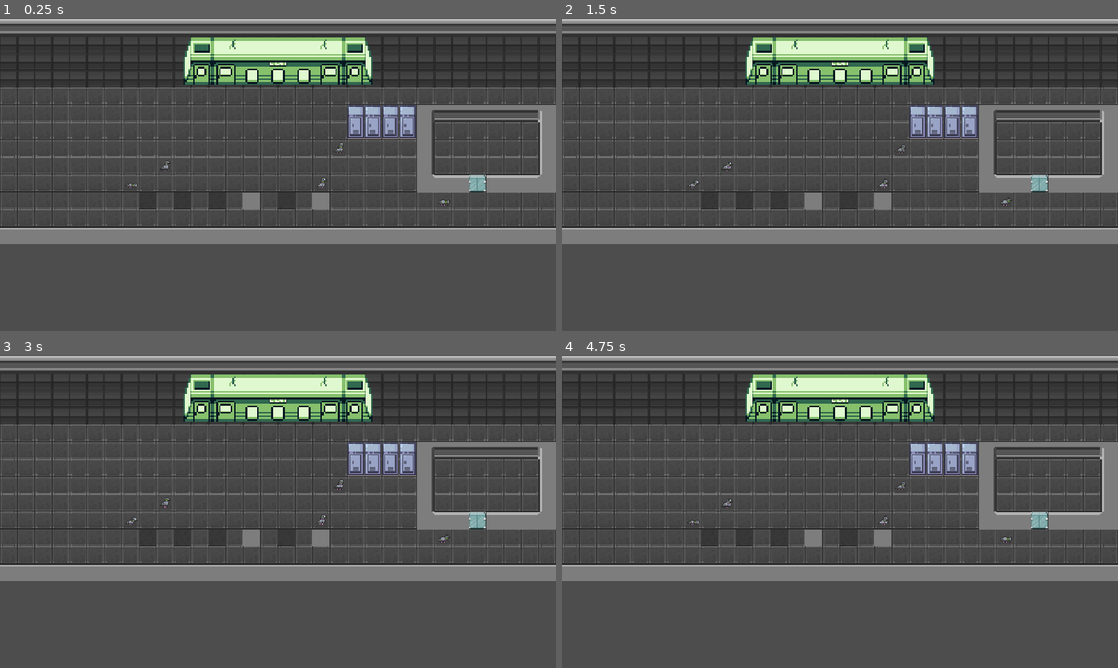
Above: before the commit, frames 1-4 (two rows, left to right).
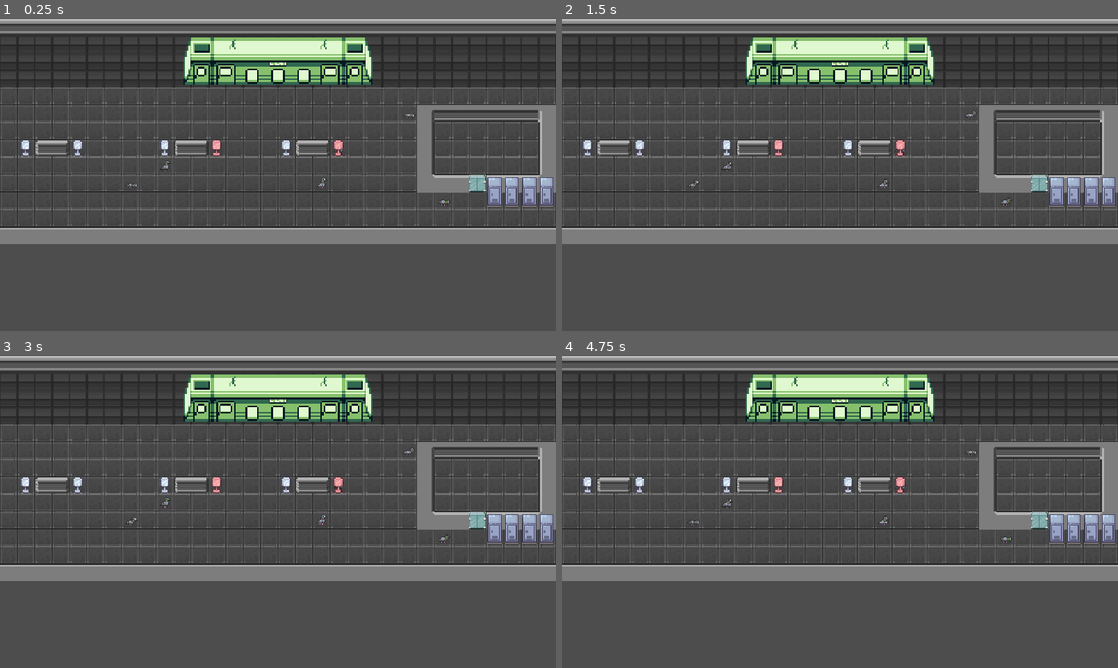
Above: after the commit, the same moments.

Repository: AlbertPec/TGK-2026
Game: Godot game, scene res://board/tile_map_dworzec_glowny.tscn
Two runs of this game, one before a commit and one after it. Both use one fixed random seed, a clock stepped at 60 frames per second and the inputs below. This scene is started directly instead of the project's main scene.
Inputs (mouse positions are in pixels of both pictures, inside the frame that each line leads up to):
- Up to frame 1 (0.25 s): no input
- Up to frame 2 (1.5 s): move the mouse to (962, 158) at 0.52 s; hold E (interact) 0.53-1.28 s; move the mouse to (728, 190) at 1.27 s; click (728, 190) at 1.35 s
- Up to frame 3 (3 s): move the mouse to (333, 442) at 2.02 s; hold E (interact) 2.03-2.78 s; move the mouse to (250, 574) at 2.77 s; click (250, 574) at 2.85 s
- Up to frame 4 (4.75 s): move the mouse to (1006, 558) at 3.52 s; hold E (interact) 3.53-4.28 s; move the mouse to (673, 464) at 4.27 s; click (673, 464) at 4.35 s

The runs differ from the first frame. In frame 1, 3.1% of the frame differs, in the area x 3-100%, y 27-62%; in frame 2, 3.1%; in frame 3, 3.1%; in frame 4, 3.1%.

Commit message:
changed light sprites and puzzle placement on map; minor improvements

Diff:
--- a/board/tile_map_dworzec_glowny.tscn
+++ b/board/tile_map_dworzec_glowny.tscn
@@ -10,7 +10,7 @@
 [node name="Map" unique_id=1015381578 instance=ExtResource("1_g0w4b")]
 
 [node name="Walls" parent="." index="1" unique_id=1905888799]
-tile_map_data = PackedByteArray("AAAAAAAAAAAGAAAAAAABAAAAAAA …(2912 unchanged characters)… AAAsAAAAZAAUAAAAAAAsAAAAYAAUAAAABAAAAAAA=")
+tile_map_data = PackedByteArray("AAAAAAAAAAAGAAAAAAABAAAAAAA …(2912 unchanged characters)… AAAsAAAAZAAUAAAAAAAsAAAAYAAUAAAABAAAAAAACAAcAAAAFAAAAAAAKAAcAAAAFAAAAAAARAAcAAAAFAAAAAAADAAcAAAAHAAAAAAALAAcAAAAHAAAAAAASAAcAAAAHAAAAAAA=")
 
 [node name="pigeon" parent="." index="4" unique_id=1486208510 instance=ExtResource("2_nsi13")]
 position = Vector2(-39, -42)
@@ -45,25 +45,25 @@
 visual_node_path = NodePath(".")
 
 [node name="SwitchPuzzle" parent="." index="10" unique_id=1669277432 instance=ExtResource("4_qnn0w")]
-position = Vector2(655, 192)
+position = Vector2(911, 320)
 
 [node name="Doors" parent="SwitchPuzzle" index="3" unique_id=2011772330 instance=ExtResource("5_b1p3g")]
-position = Vector2(224, 112)
+position = Vector2(-32, -16)
 
 [node name="LightPanel1" parent="SwitchPuzzle" index="4" unique_id=606638072 instance=ExtResource("6_boh4a")]
-position = Vector2(-384, 144)
+position = Vector2(-864, -80)
 
 [node name="LightPanel2" parent="SwitchPuzzle" index="5" unique_id=656826245 instance=ExtResource("6_boh4a")]
-position = Vector2(-320, 144)
+position = Vector2(-768, -80)
 
 [node name="LightPanel3" parent="SwitchPuzzle" index="6" unique_id=1030605860 instance=ExtResource("6_boh4a")]
-position = Vector2(-256, 144)
+position = Vector2(-608, -80)
 
 [node name="LightPanel4" parent="SwitchPuzzle" index="7" unique_id=1640832066 instance=ExtResource("6_boh4a")]
-position = Vector2(-192, 144)
+position = Vector2(-512, -80)
 
 [node name="LightPanel5" parent="SwitchPuzzle" index="8" unique_id=730324547 instance=ExtResource("6_boh4a")]
-position = Vector2(-128, 144)
+position = Vector2(-384, -80)
 
 [node name="LightPanel6" parent="SwitchPuzzle" index="9" unique_id=1813295180 instance=ExtResource("6_boh4a")]
-position = Vector2(-64, 144)
+position = Vector2(-288, -80)
--- a/board/tile_map_nowy_kleparz.tscn
+++ b/board/tile_map_nowy_kleparz.tscn
@@ -2,6 +2,7 @@
 
 [ext_resource type="PackedScene" uid="uid://3vgdiivoy4rq" path="res://board/tile_map_deafult.tscn" id="1_mvjl8"]
 [ext_resource type="Texture2D" uid="uid://clogwydsav4c6" path="res://map_assets/gbstudio_train_station_tileset.png" id="2_e3uwk"]
+[ext_resource type="PackedScene" uid="uid://n4prpqryrxbh" path="res://world_elements/light_panel/light_panel.tscn" id="4_kujnm"]
 [ext_resource type="PackedScene" uid="uid://clbbma5bo4yse" path="res://world_elements/note/note.tscn" id="5_62ym3"]
 
 [node name="Map" unique_id=1015381578 instance=ExtResource("1_mvjl8")]
@@ -9,97 +10,7 @@
 [node name="Walls" parent="." index="1" unique_id=1905888799]
 tile_map_data = PackedByteArray("AAAAAAAAAAAGAAAAAAABAAAAAAAGAAAAAAACAAAAAAAGAAAAAAADAAAAAAAGAAAAAAAEAAAAAAAGAAAAAAAFAA …(2656 unchanged characters)…
 
-[node name="Sprite2D2" type="Sprite2D" parent="." index="4" unique_id=1724927608]
-position = Vector2(144, 190.50002)
-scale = Vector2(2.0000005, 1.4000003)
-texture = ExtResource("2_e3uwk")
-region_enabled = true
-region_rect = Rect2(272, 18, 16, 45)
-
-[node name="Sprite2D4" type="Sprite2D" parent="." index="5" unique_id=1365325650]
-position = Vector2(176, 191)
-scale = Vector2(2.0000005, 1.4000003)
-texture = ExtResource("2_e3uwk")
-flip_h = true
-region_enabled = true
-region_rect = Rect2(272, 18, 16, 45)
-
-[node name="Sprite2D5" type="Sprite2D" parent="." index="6" unique_id=805360932]
-position = Vector2(144, 287)
-scale = Vector2(2.0000005, 1.4000003)
-texture = ExtResource("2_e3uwk")
-region_enabled = true
-region_rect = Rect2(272, 18, 16, 45)
-
-[node name="Sprite2D6" type="Sprite2D" parent="." index="7" unique_id=868546126]
-position = Vector2(176, 287)
-scale = Vector2(2.0000005, 1.4000003)
-texture = ExtResource("2_e3uwk")
-flip_h = true
-region_enabled = true
-region_rect = Rect2(272, 18, 16, 45)
-
-[node name="Sprite2D3" type="Sprite2D" parent="." index="8" unique_id=471536807]
-position = Vector2(527, 192.50002)
-scale = Vector2(2.0000005, 1.4000003)
-texture = ExtResource("2_e3uwk")
-region_enabled = true
-region_rect = Rect2(272, 18, 16, 45)
-
-[node name="Sprite2D7" type="Sprite2D" parent="." index="9" unique_id=322641751]
-position = Vector2(559, 193)
-scale = Vector2(2.0000005, 1.4000003)
-texture = ExtResource("2_e3uwk")
-flip_h = true
-region_enabled = true
-region_rect = Rect2(272, 18, 16, 45)
-
-[node name="Sprite2D8" type="Sprite2D" parent="." index="10" unique_id=991459346]
-position = Vector2(527, 289)
-scale = Vector2(2.0000005, 1.4000003)
-texture = ExtResource("2_e3uwk")
-region_enabled = true
-region_rect = Rect2(272, 18, 16, 45)
-
-[node name="Sprite2D9" type="Sprite2D" parent="." index="11" unique_id=710021129]
-position = Vector2(559, 289)
-scale = Vector2(2.0000005, 1.4000003)
-texture = ExtResource("2_e3uwk")
-flip_h = true
-region_enabled = true
-region_rect = Rect2(272, 18, 16, 45)
-
-[node name="Sprite2D10" type="Sprite2D" parent="." index="12" unique_id=347262785]
-position = Vector2(881, 192.50002)
-scale = Vector2(2.0000005, 1.4000003)
-texture = ExtResource("2_e3uwk")
-region_enabled = true
-region_rect = Rect2(272, 18, 16, 45)
-
-[node name="Sprite2D11" type="Sprite2D" parent="." index="13" unique_id=1715290759]
-position = Vector2(913, 193)
-scale = Vector2(2.0000005, 1.4000003)
-texture = ExtResource("2_e3uwk")
-flip_h = true
-region_enabled = true
-region_rect = Rect2(272, 18, 16, 45)
-
-[node name="Sprite2D12" type="Sprite2D" parent="." index="14" unique_id=1204205039]
-position = Vector2(881, 289)
-scale = Vector2(2.0000005, 1.4000003)
-texture = ExtResource("2_e3uwk")
-region_enabled = true
-region_rect = Rect2(272, 18, 16, 45)
-
-[node name="Sprite2D13" type="Sprite2D" parent="." index="15" unique_id=849781521]
-position = Vector2(913, 289)
-scale = Vector2(2.0000005, 1.4000003)
-texture = ExtResource("2_e3uwk")
-flip_h = true
-region_enabled = true
-region_rect = Rect2(272, 18, 16, 45)
-
-[node name="TechnicalNote1" parent="." index="16" unique_id=1155190565 instance=ExtResource("5_62ym3")]
+[node name="TechnicalNote1" parent="." index="4" unique_id=1155190565 instance=ExtResource("5_62ym3")]
 position = Vector2(48, 207)
 note_text = "Notatka:
 \"DZIENNIK SERWISOWY // 06.05
@@ -107,7 +18,7 @@
 
 ... Drugą naprawianą częścią były albo hamulce, albo panel sterowania ... Panel sterowania nie zadziałał, dopóki wcześniej nie uruchomiono awaryjnego zasilania. ...\""
 
-[node name="TechnicalNote2" parent="." index="17" unique_id=197731528 instance=ExtResource("5_62ym3")]
+[node name="TechnicalNote2" parent="." index="5" unique_id=197731528 instance=ExtResource("5_62ym3")]
 position = Vector2(624, 368)
 note_text = "Notatka:
 \"DZIENNIK SERWISOWY // 07.05
@@ -115,7 +26,7 @@
 
 ...Silnik trakcyjny zaczął odpowiadać dopiero po sprawdzeniu systemu drzwi. ...\""
 
-[node name="TechnicalNote3" parent="." index="18" unique_id=1096525025 instance=ExtResource("5_62ym3")]
+[node name="TechnicalNote3" parent="." index="6" unique_id=1096525025 instance=ExtResource("5_62ym3")]
 position = Vector2(976, 144)
 note_text = "Notatka:
 \"WEWNĘTRZNE MEMO // DZIAŁ TECHNICZNY
@@ -125,3 +36,102 @@
 
 Status systemu: niestabilny
 Priorytet: wysoki\""
+
+[node name="map_clutter" type="Node2D" parent="." index="7" unique_id=1914402652]
+
+[node name="Sprite2D11" type="Sprite2D" parent="map_clutter" index="0" unique_id=1715290759]
+position = Vector2(913, 193)
+scale = Vector2(2.0000005, 1.4000003)
+texture = ExtResource("2_e3uwk")
+flip_h = true
+region_enabled = true
+region_rect = Rect2(272, 18, 16, 45)
+
+[node name="Sprite2D13" type="Sprite2D" parent="map_clutter" index="1" unique_id=849781521]
+position = Vector2(913, 289)
+scale = Vector2(2.0000005, 1.4000003)
+texture = ExtResource("2_e3uwk")
+flip_h = true
+region_enabled = true
+region_rect = Rect2(272, 18, 16, 45)
+
+[node name="Sprite2D12" type="Sprite2D" parent="map_clutter" index="2" unique_id=1204205039]
+position = Vector2(881, 289)
+scale = Vector2(2.0000005, 1.4000003)
+texture = ExtResource("2_e3uwk")
+region_enabled = true
+region_rect = Rect2(272, 18, 16, 45)
+
+[node name="Sprite2D10" type="Sprite2D" parent="map_clutter" index="3" unique_id=347262785]
+position = Vector2(881, 192.50002)
+scale = Vector2(2.0000005, 1.4000003)
+texture = ExtResource("2_e3uwk")
+region_enabled = true
+region_rect = Rect2(272, 18, 16, 45)
+
+[node name="Sprite2D2" type="Sprite2D" parent="map_clutter" index="4" unique_id=1724927608]
+position = Vector2(144, 190.50002)
+scale = Vector2(2.0000005, 1.4000003)
+texture = ExtResource("2_e3uwk")
+region_enabled = true
+region_rect = Rect2(272, 18, 16, 45)
+
+[node name="Sprite2D4" type="Sprite2D" parent="map_clutter" index="5" unique_id=1365325650]
+position = Vector2(176, 191)
+scale = Vector2(2.0000005, 1.4000003)
+texture = ExtResource("2_e3uwk")
+flip_h = true
+region_enabled = true
+region_rect = Rect2(272, 18, 16, 45)
+
+[node name="Sprite2D5" type="Sprite2D" parent="map_clutter" index="6" unique_id=805360932]
+position = Vector2(144, 287)
+scale = Vector2(2.0000005, 1.4000003)
+texture = ExtResource("2_e3uwk")
+region_enabled = true
+region_rect = Rect2(272, 18, 16, 45)
+
+[node name="Sprite2D6" type="Sprite2D" parent="map_clutter" index="7" unique_id=868546126]
+position = Vector2(176, 287)
+scale = Vector2(2.0000005, 1.4000003)
+texture = ExtResource("2_e3uwk")
+flip_h = true
+region_enabled = true
+region_rect = Rect2(272, 18, 16, 45)
+
+[node name="Sprite2D3" type="Sprite2D" parent="map_clutter" index="8" unique_id=471536807]
+position = Vector2(527, 192.50002)
+scale = Vector2(2.0000005, 1.4000003)
+texture = ExtResource("2_e3uwk")
+region_enabled = true
+region_rect = Rect2(272, 18, 16, 45)
+
+[node name="Sprite2D7" type="Sprite2D" parent="map_clutter" index="9" unique_id=322641751]
+position = Vector2(559, 193)
+scale = Vector2(2.0000005, 1.4000003)
+texture = ExtResource("2_e3uwk")
+flip_h = true
+region_enabled = true
+region_rect = Rect2(272, 18, 16, 45)
+
+[node name="Sprite2D8" type="Sprite2D" parent="map_clutter" index="10" unique_id=991459346]
+position = Vector2(527, 289)
+scale = Vector2(2.0000005, 1.4000003)
+texture = ExtResource("2_e3uwk")
+region_enabled = true
+region_rect = Rect2(272, 18, 16, 45)
+
+[node name="Sprite2D9" type="Sprite2D" parent="map_clutter" index="11" unique_id=710021129]
+position = Vector2(559, 289)
+scale = Vector2(2.0000005, 1.4000003)
+texture = ExtResource("2_e3uwk")
+flip_h = true
+region_enabled = true
+region_rect = Rect2(272, 18, 16, 45)
+
+[node name="LightPanel" parent="map_clutter" index="12" unique_id=606638072 instance=ExtResource("4_kujnm")]
+position = Vector2(112, 239)
+
+[node name="LightPanel2" parent="map_clutter" index="13" unique_id=153006969 instance=ExtResource("4_kujnm")]
+position = Vector2(592, 239)
+is_lit = true
--- a/world/game_state.gd
+++ b/world/game_state.gd
@@ -2,3 +2,5 @@
 
 var train_puzzle_fixed = true
 var train_puzzle_interacted = true
+
+var switch_puzzle_finished = false
--- a/world_elements/light_panel/light_panel.gd
+++ b/world_elements/light_panel/light_panel.gd
@@ -3,22 +3,23 @@
 @export var cell: Vector2i
 @export var is_lit: bool = false
 
-var open_region = Rect2(0, 0, 32, 32)
-var closed_region = Rect2(0, 448, 32, 32)
 
 @onready var sprite = $Sprite2D
 
 func _ready() -> void:
-	off()
+	if is_lit:
+		on()
+	else:
+		off()
 
 func on():
 	is_lit = true
-	sprite.region_rect = open_region
+	$Sprite2D.modulate = Color(1.2, 0.729, 0.701, 1.0)
 
 
 func off():
 	is_lit = false
-	sprite.region_rect = closed_region
+	$Sprite2D.modulate = Color.WHITE
 
 
 func toggle():
--- a/world_elements/light_panel/light_panel.tscn
+++ b/world_elements/light_panel/light_panel.tscn
@@ -1,12 +1,12 @@
 [gd_scene format=3 uid="uid://n4prpqryrxbh"]
 
-[ext_resource type="Texture2D" uid="uid://47co0w6ugwdy" path="res://map_assets/floors_and_walls.png" id="1_0swpy"]
 [ext_resource type="Script" uid="uid://bxp28mry6vxyo" path="res://world_elements/light_panel/light_panel.gd" id="1_vcrh5"]
+[ext_resource type="Texture2D" uid="uid://8tp0gp6nn32l" path="res://map_assets/Interiors_free_32x32.png" id="2_vcrh5"]
 
 [node name="LightPanel" type="Node2D" unique_id=606638072]
 script = ExtResource("1_vcrh5")
 
 [node name="Sprite2D" type="Sprite2D" parent="." unique_id=1226053386]
-texture = ExtResource("1_0swpy")
+texture = ExtResource("2_vcrh5")
 region_enabled = true
-region_rect = Rect2(0, 448, 32, 32)
+region_rect = Rect2(-1, 1632, 32, 32)
--- a/world_elements/puzzle_objects/switch_electrics/switch.gd
+++ b/world_elements/puzzle_objects/switch_electrics/switch.gd
@@ -3,6 +3,7 @@
 @export var switch_id: int
 
 @onready var interactable = $Interactable
+@onready var col_box = $Interactable/CollisionShape2D
 
 const BLOCKING_GROUP := "blocking_objects"
 
@@ -11,6 +12,9 @@
 func _on_interacted(interactor = null):
 	emit_signal("toggeled_switch", switch_id)
 
+func disable_switching():
+	col_box.set_deferred("disabled", true)
+
 func _ready() -> void:
 	add_to_group(BLOCKING_GROUP)
 	interactable.connect("interacted",_on_interacted)
--- a/world_elements/puzzle_objects/switch_electrics/switch.tscn
+++ b/world_elements/puzzle_objects/switch_electrics/switch.tscn
@@ -5,7 +5,7 @@
 [ext_resource type="PackedScene" uid="uid://bruybkvx51r74" path="res://world_elements/interactable/interactable.tscn" id="2_hp1tj"]
 
 [sub_resource type="RectangleShape2D" id="RectangleShape2D_hp1tj"]
-size = Vector2(30, 31)
+size = Vector2(30, 62)
 
 [node name="Switch" type="Node2D" unique_id=1424015661]
 script = ExtResource("1_yk50h")
@@ -19,5 +19,4 @@
 interaction_name = "Przełącz dzwignię"
 
 [node name="CollisionShape2D" type="CollisionShape2D" parent="Interactable" unique_id=1561852229]
-position = Vector2(0, 15.5)
 shape = SubResource("RectangleShape2D_hp1tj")
--- a/world_elements/puzzle_objects/switch_electrics/switch_puzzle.gd
+++ b/world_elements/puzzle_objects/switch_electrics/switch_puzzle.gd
@@ -42,7 +42,8 @@
 			return
 
 	open_doors()
-
+	for switch in switches:
+		switch.disable_switching()
 
 func open_doors():
 	print("drzwi otwarte")
--- a/world_elements/puzzle_objects/switch_electrics/switch_puzzle.tscn
+++ b/world_elements/puzzle_objects/switch_electrics/switch_puzzle.tscn
@@ -7,16 +7,20 @@
 script = ExtResource("1_rynwt")
 
 [node name="Switch1" parent="." unique_id=1424015661 instance=ExtResource("1_ksr04")]
+scale = Vector2(0.85, 0.85)
 switch_id = 1
 
 [node name="Switch2" parent="." unique_id=397337878 instance=ExtResource("1_ksr04")]
 position = Vector2(32, 0)
+scale = Vector2(0.85, 0.85)
 switch_id = 2
 
 [node name="Switch3" parent="." unique_id=479593492 instance=ExtResource("1_ksr04")]
 position = Vector2(64, 0)
+scale = Vector2(0.85, 0.85)
 switch_id = 3
 
 [node name="Switch4" parent="." unique_id=1745556051 instance=ExtResource("1_ksr04")]
 position = Vector2(96, 0)
+scale = Vector2(0.85, 0.85)
 switch_id = 4
